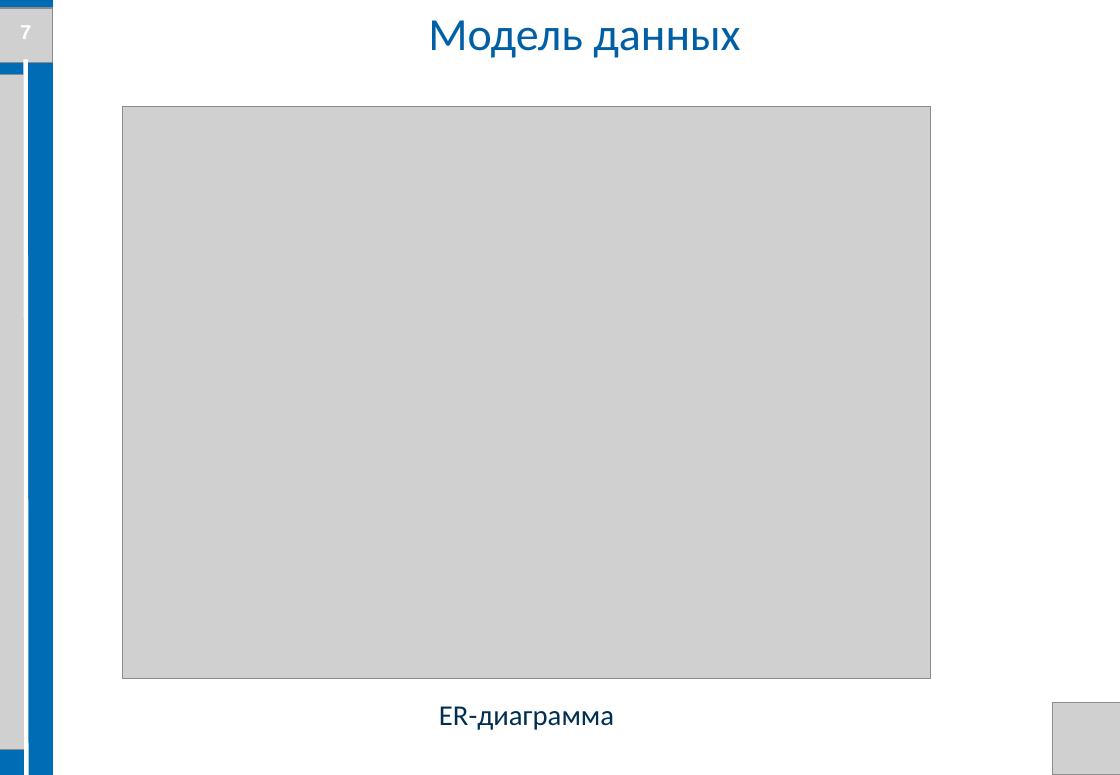
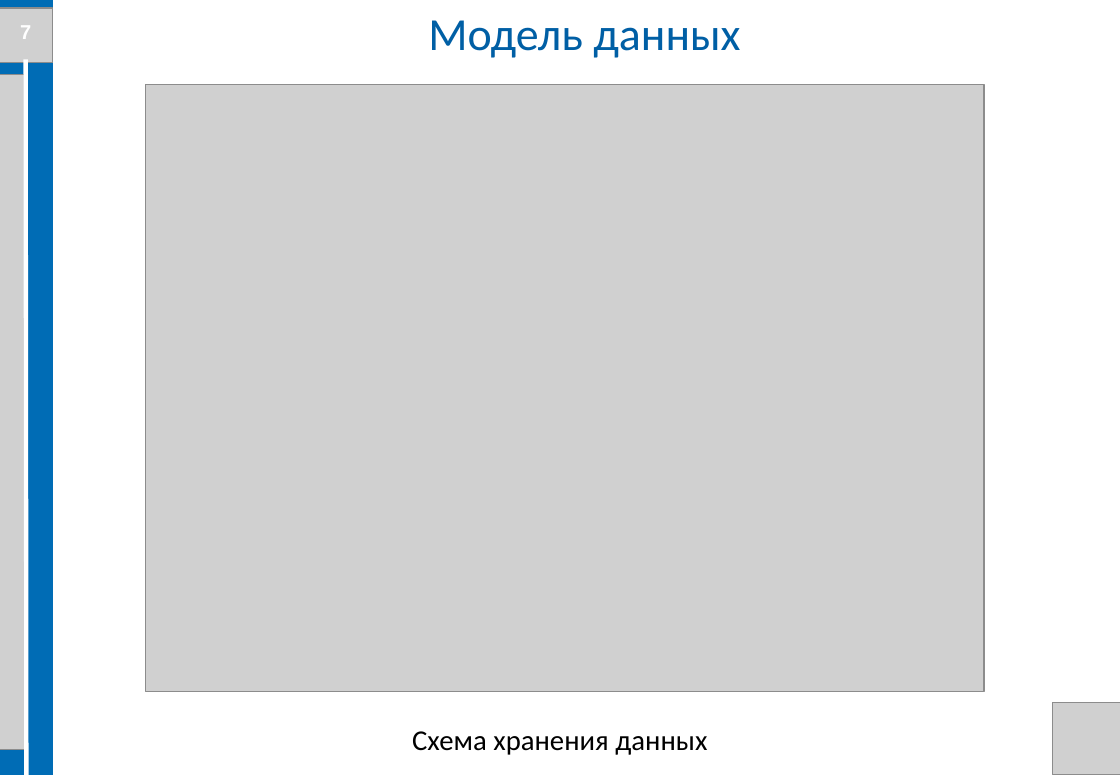
Before and after one commit to Evgenij1234/Diplom-work, a slide deck: slide 7 of Documents/Презентация ВКР Семенов Е.А. БПЦ 21-01.pptx. Drawn at 1120x775 pixels with LibreOffice and Linux fonts; fonts in the diff are those of the drawing; grey boxes stand for pictures; background and template pictures are left out. Boxes give left, top, right and bottom in pixels: in the first picture for what was removed or moved away, otherwise in the second. Text is boxed around its words. In the diff, an @@ line names an element or a change of style, - is before the commit and + after.

```diff
--- a/Documents/Презентация ВКР Семенов Е.А. БПЦ 21-01.pptx
+++ b/Documents/Презентация ВКР Семенов Е.А. БПЦ 21-01.pptx
@@ picture: place and size @@
-picture at (123, 107, 932, 678)
+picture at (146, 85, 985, 692)
@@ text at (412, 731, 707, 755): text changed; text colour #003052 to #000000 @@
-ER-диаграмма
+Схема хранения данных
```
Also in this commit, not shown: 19 other slides changed, 40 other files.
